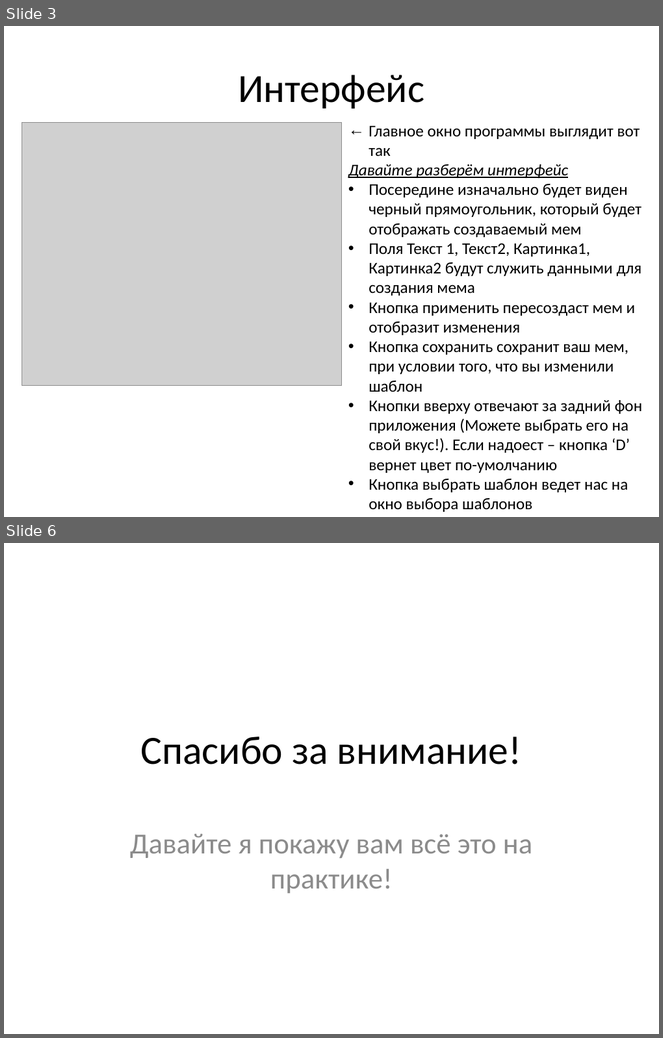
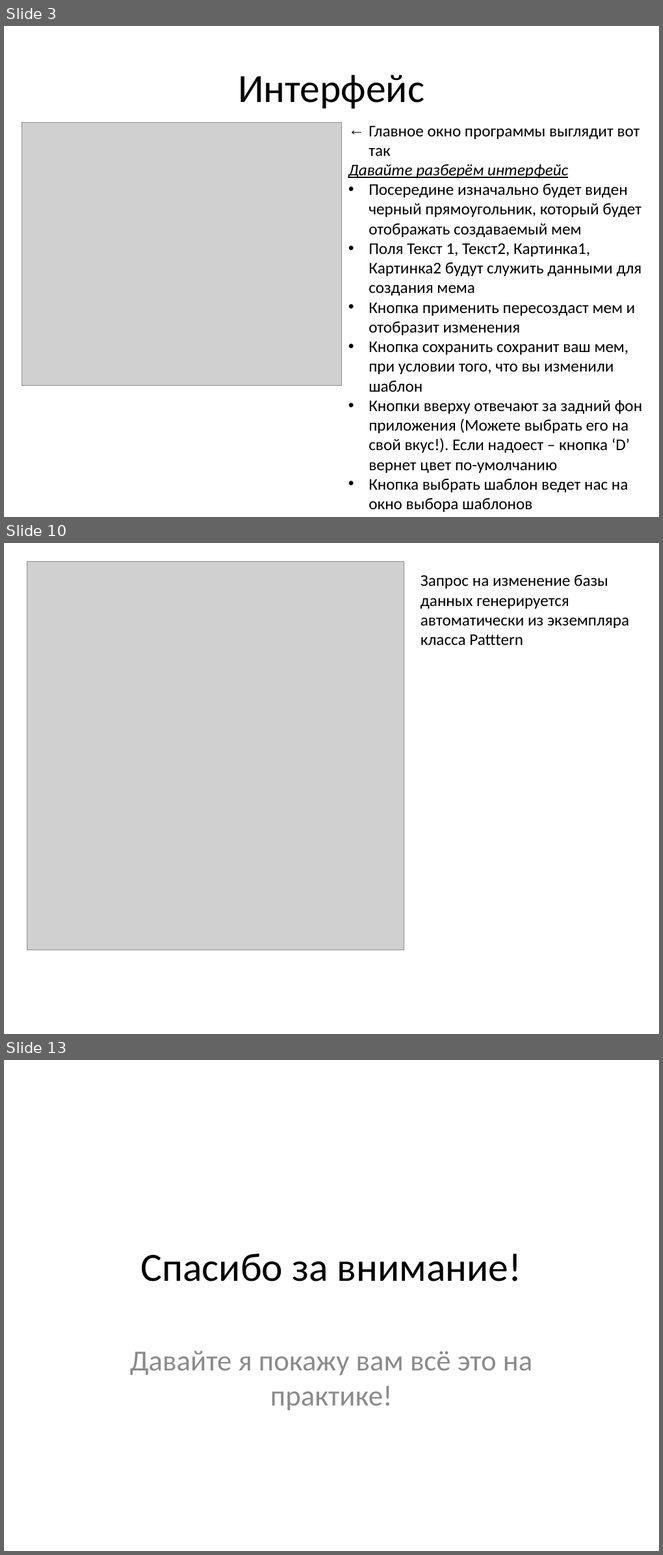
Before and after one commit to nelttjen/PyQT_project, a slide deck: PyQT_present.pptx. Shown one above the other, each under a label of ours: slides 3 and 6 before the commit, slides 3, 10 and 13 after it; the slides between them are not shown. The pictures are 663x1038 and 663x1555 pixels, drawn with LibreOffice and Linux fonts; fonts in the diff are those of the drawing; grey boxes stand for pictures. Boxes give left, top, right and bottom in pixels: in the first picture for what was removed or moved away, otherwise in the second. Text is boxed around its words. In the diff, an @@ line names an element or a change of style, - is before the commit and + after.

```diff
--- a/PyQT_present.pptx
+++ b/PyQT_present.pptx
@@ slide 10 added at [4,543,659,1034], background #FFFFFF @@
@@ picture added at [27,562,404,951] @@
@@ text added at [421,575,629,645], 18 pt, text #000000 @@
+Запрос на изменение базы данных генерируется автоматически из экземпляра класса Patttern
@@ what was slide 6 is now slide 13 @@
```
Also in this commit, not shown: 3 slides changed, 6 other slides added, 5 other files.
